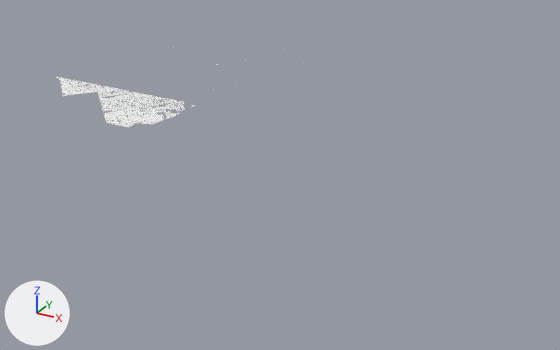
Two versions of the glTF model public/models/context-parts/citywide-context-01.glb, one commit apart.
Before and after are seen from a 50 mm camera at (22688.0, -41181.0, 14242.0) aimed at (3298.0, -5927.0, -3385.0). Arrows for +X, +Y and +Z are at lower left; the lights stay in place. The picture after the commit comes second.

Names of what the first picture shows: 'terrain', 'terrain.001', 'terrain.002'.
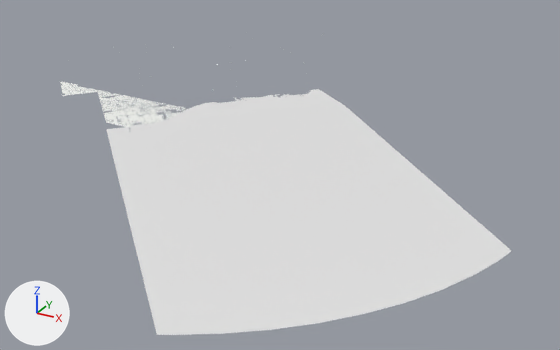
Location of each change, [x1, y1, x2, y2] in pixels of the pictures (560 x 350 px):
'LakeOntarioUnified', added: after [107, 89, 511, 335]
'terrain.002', deleted: before [57, 77, 196, 107]

What the commit changed:
Mesh me_lakeontariounified is new.
It has 12567 vertices, 12583 faces and spans x -3837.0..18007.0, y -25374.0..-141.0, z 5.0.
Object 'terrain.002' (ob_terrain_002) is deleted.
Object 'LakeOntarioUnified' (ob_lakeontariounified) is new; it shows me_lakeontariounified.
Its location is (0.0, 0.0, 0.0).
